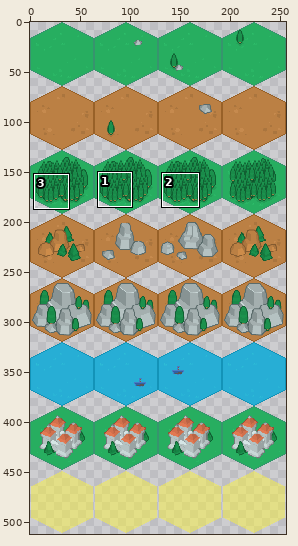
One commit to this sprite sheet: app/src/main/assets/tiles.png. Above: a wide view before the commit, with the close-up outlined.
Close-up. Before the commit:
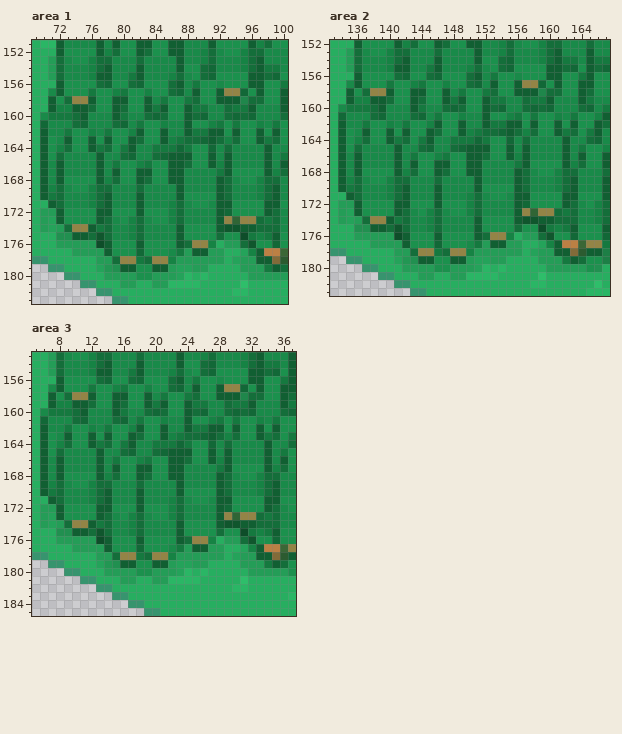
The file is 256x512 pixels. Colours within 5 levels of each other are drawn and written as one. Shown: area 1: x 69..100, y 151..183; area 2: x 133..167, y 152..183; area 3: x 5..37, y 153..185. The commit also changed other parts of the picture, which this record leaves out.
New version:
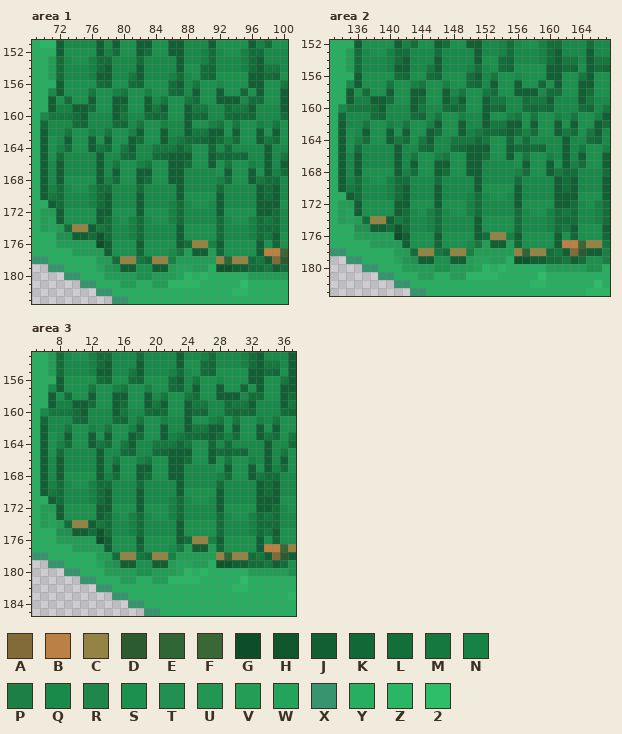
Palette (. is transparent): A #826b39  B #bb8044  C #938446  D #2c5b30  E #306535  F #3b6736  G #0e4d29  H #10562d  J #115f32  K #126837  L #146e3a  M #15793f  N #168344  P #1d7f46  Q #198a49  R #1f874b  S #1b914d  T #219050  U #229753  V #249d57  W #24a35a  X #37946e  Y #27ae60  Z #2ab665  2 #2ebe6a
Diff:
--- area 1
@@ x 69..100 @@
 156 YYYJSSSSLKSSLKSSSLJQMSSQSSSJJSSM
-157 YYQJSSSMSSNMSSNSSLKQJSSJCCKSJSSJ
-158 YYJSLCCJSSJJSSJQMSSMLSSJJJRLLSSJ
+157 YYQJSSSMSSNMSSNSSLKQJSSJSSKSJSSJ
+158 YYJSLSSJSSJJSSJQMSSMLSSJJJRLLSSJ
 159 YYJNNJJLSSJLSSJMJSSJMMQQLMMJQQQJ
@@ x 90..99 @@
 164 SKQLQQQQJQ
-165 SJQJQQQQJQ
-166 SJNJQQQQJQ
-167 QQMJSSSSJN
-168 QQJLQSSNLL
-169 QQJLQQQNLJ
-170 SSJLQQQNLJ
-171 SQJJSSSSJJ
-172 QQJKSSSSJL
-173 QQJCECCLML
-174 SSJHHJJLLL
-175 SSLSSGMNMJ
-176 CNYVVLHSSK
-177 JVVYYWNJBB
-178 VVVYWVVJJA
-179 VYYYYVVVMJ
+165 SJLKLKQQJQ
+166 SJSMSSNQJQ
+167 QQSJSSJSJN
+168 QQNLSSJMLL
+169 QQLQQQQJLJ
+170 SSJQQQQJLJ
+171 SQJQQQQJJJ
+172 QQJSSSSJJL
+173 QQLQSSNLML
+174 SSLQQQNLLL
+175 SSLQQQNLMJ
+176 CNJSSSSJSK
+177 JVKSSSSJBB
+178 VVCECCLMJA
+179 VYHHJJLLMJ
 180 ZYYYYYVVVV
--- area 2
@@ x 133..167 @@
 156 YYYJSSSSLKSSLKSSSLJQMSSQSSSJJSSMJSS
-157 YYQJSSSMSSNMSSNSSLKQJSSJCCKSJSSJJSS
-158 YYJSLCCJSSJJSSJQMSSMLSSJJJRLLSSJLSS
+157 YYQJSSSMSSNMSSNSSLKQJSSJSSKSJSSJJSS
+158 YYJSLSSJSSJJSSJQMSSMLSSJJJRLLSSJLSS
 159 YYJNNJJLSSJLSSJMJSSJMMQQLMMJQQQJMQQ
@@ x 154..163 @@
 164 SKQLQQQQJQ
-165 SJQJQQQQJQ
-166 SJNJQQQQJQ
-167 QQMJSSSSJN
-168 QQJLQSSNLL
-169 QQJLQQQNLJ
-170 SSJLQQQNLJ
-171 SQJJSSSSJJ
-172 QQJKSSSSJL
-173 QQJCECCLML
-174 SSJHHJJLLL
-175 SSLSSGMNMJ
-176 CNYVVLHSSK
-177 JVVYYWNJBB
-178 VVVYWVVJJA
-179 VYYYYVVVMJ
+165 SJLKLKQQJQ
+166 SJSMSSNQJQ
+167 QQSJSSJSJN
+168 QQNLSSJMLL
+169 QQLQQQQJLJ
+170 SSJQQQQJLJ
+171 SQJQQQQJJJ
+172 QQJSSSSJJL
+173 QQLQSSNLML
+174 SSLQQQNLLL
+175 SSLQQQNLMJ
+176 CNJSSSSJSK
+177 JVKSSSSJBB
+178 VVCECCLMJA
+179 VYHHJJLLMJ
 180 ZYYYYYVVVV
--- area 3
@@ x 5..37 @@
 156 YYYJSSSSLKSSLKSSSLJQMSSQSSSJJSSMJ
-157 YYQJSSSMSSNMSSNSSLKQJSSJCCKSJSSJJ
-158 YYJSLCCJSSJJSSJQMSSMLSSJJJRLLSSJL
+157 YYQJSSSMSSNMSSNSSLKQJSSJSSKSJSSJJ
+158 YYJSLSSJSSJJSSJQMSSMLSSJJJRLLSSJL
 159 YYJNNJJLSSJLSSJMJSSJMMQQLMMJQQQJM
@@ x 26..35 @@
 164 SKQLQQQQJQ
-165 SJQJQQQQJQ
-166 SJNJQQQQJQ
-167 QQMJSSSSJN
-168 QQJLQSSNLL
-169 QQJLQQQNLJ
-170 SSJLQQQNLJ
-171 SQJJSSSSJJ
-172 QQJKSSSSJL
-173 QQJCECCLML
-174 SSJHHJJLLL
-175 SSLSSGMNMJ
-176 CNYVVLHSSK
-177 JVVYYWNJBB
-178 VVVYWVVJJA
-179 VYYYYVVVMJ
+165 SJLKLKQQJQ
+166 SJSMSSNQJQ
+167 QQSJSSJSJN
+168 QQNLSSJMLL
+169 QQLQQQQJLJ
+170 SSJQQQQJLJ
+171 SQJQQQQJJJ
+172 QQJSSSSJJL
+173 QQLQSSNLML
+174 SSLQQQNLLL
+175 SSLQQQNLMJ
+176 CNJSSSSJSK
+177 JVKSSSSJBB
+178 VVCECCLMJA
+179 VYHHJJLLMJ
 180 ZYYYYYVVVV
